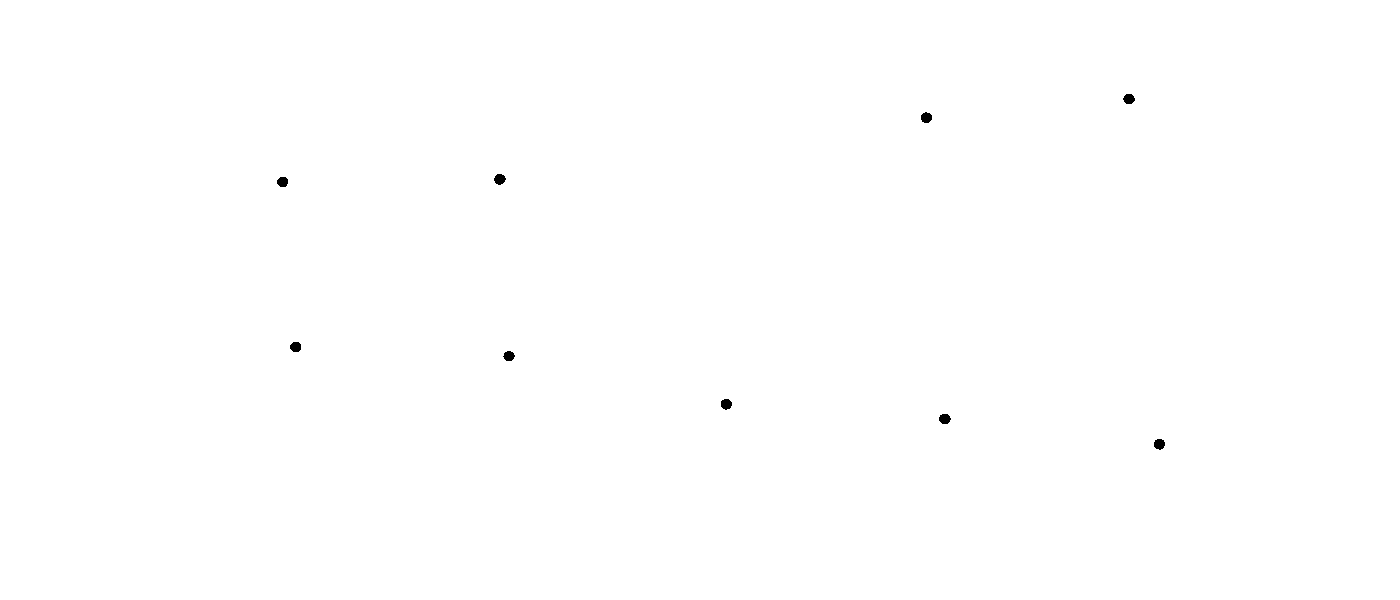
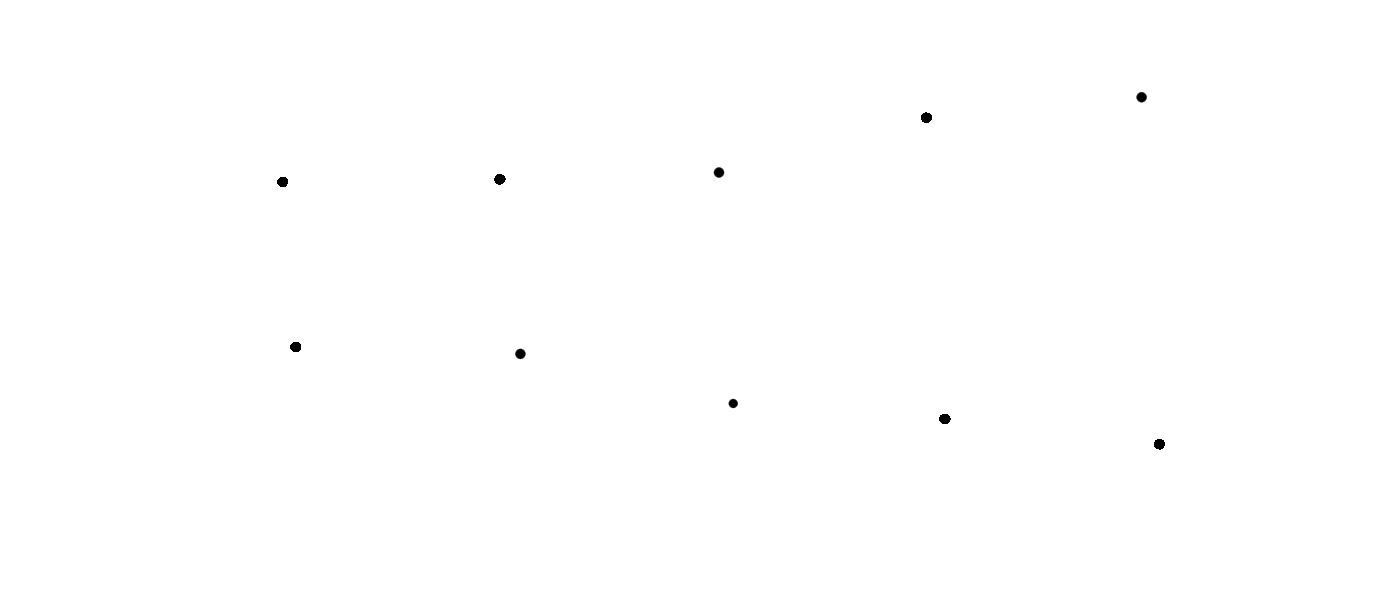
Before/after of a 1400 x 600 layered artwork. What changed in the layer stack:
added layer "Layer 1" above "Paint Layer 2" over bbox(503, 92, 1147, 410)
